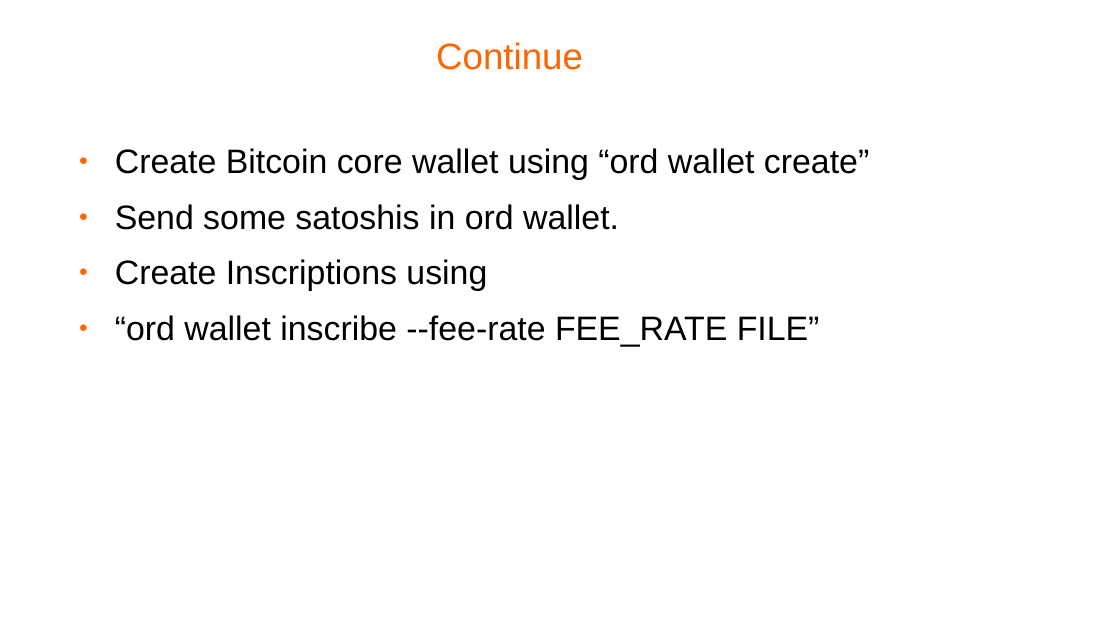
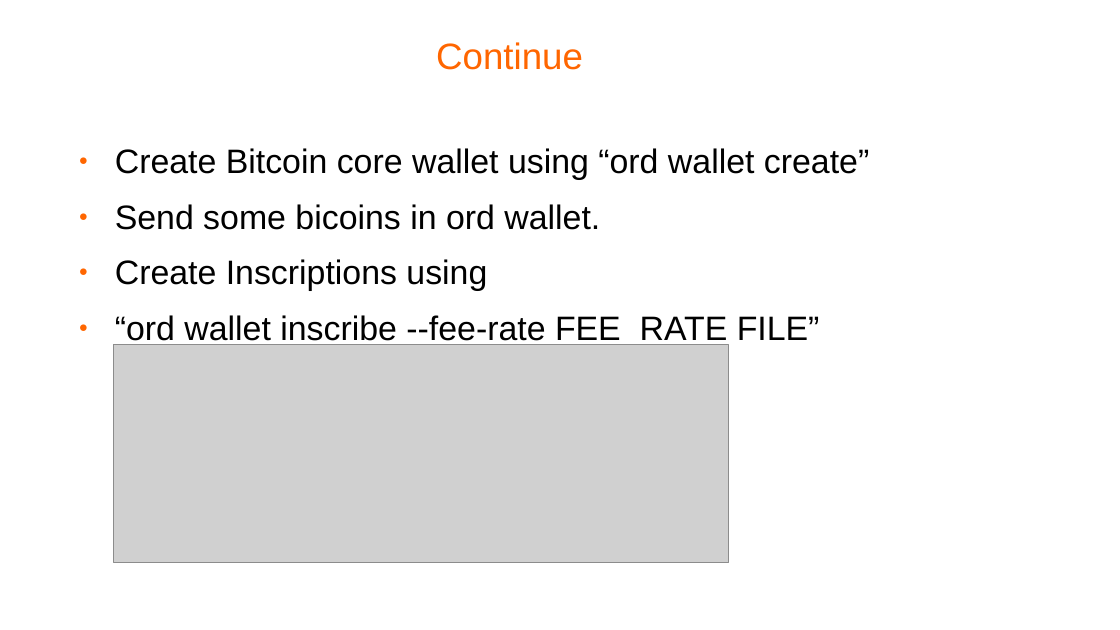
Before and after one commit to ranaahsanansar/BlcokchainTraning, a slide deck: slide 12 of FinalProject/BTC NFT Ordinal Protocol.odp (slide 14 before the commit). Drawn at 1120x630 pixels with LibreOffice and Linux fonts; fonts in the diff are those of the drawing; grey boxes stand for pictures; background and template pictures are left out. Boxes give left, top, right and bottom in pixels: in the first picture for what was removed or moved away, otherwise in the second. Text is boxed around its words. In the diff, an @@ line names an element or a change of style, - is before the commit and + after.

```diff
--- a/FinalProject/BTC NFT Ordinal Protocol.odp
+++ b/FinalProject/BTC NFT Ordinal Protocol.odp
@@ text at (115,204,600,230): text changed @@
-● Send some satoshis in ord wallet.
+● Send some bicoins in ord wallet.
@@ picture added at (114,345,729,563) @@
```
Also in this commit, not shown: 4 other slides changed, 5 other files.
